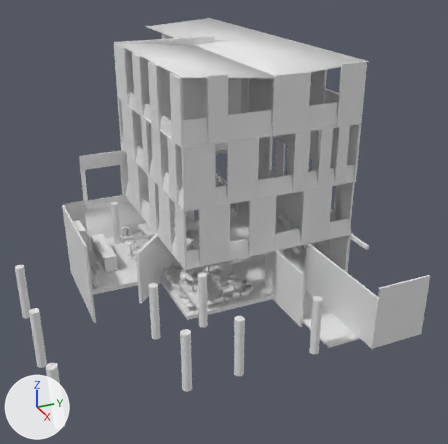
Before and after pictures for a commit that changed the OBJ model assets/models/ClaudeChappe/hub.obj.
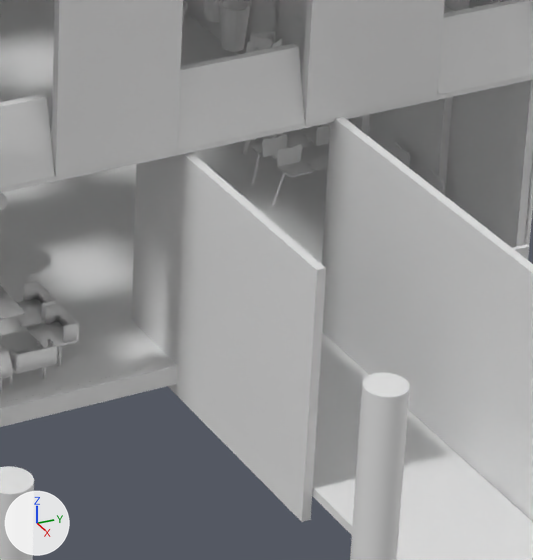
There are two pictures of each version: one whole from a camera (50 mm lens) standing at (62.7, -40.9, 55.4) and looking at (-32.1, 1.7, 8.0), one close up on the part from 53% to 78% of the width and 49% to 76% of the height. Arrows for +X, +Y and +Z are at lower left; the lights stay in place. Materials are left out; every surface is plain grey. Where no turn or scale is listed for an object, it has been applied to the vertices. Vertices at the same position are counted once.

Objects in the first close-up: 'sol_hub.001'.
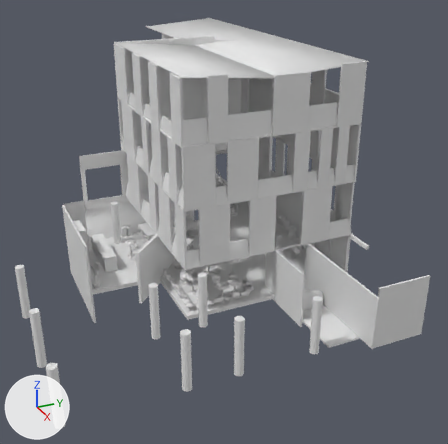
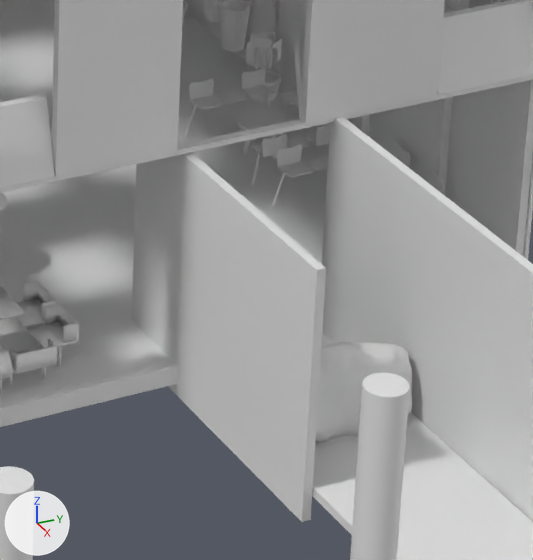
Boxes [x1, y1, x2, y2] around the edits, measured in the close-ups (533 x 560 px):
part 1 of me_sol_hub_001, added: after [316, 341, 412, 443]
part 2 of me_sol_hub_001, deleted: before [513, 244, 529, 260]
part 3 of me_sol_hub_001, deleted: before [177, 44, 305, 150]

The change, as a diff of the scene's bpy script:
```diff
--- a/assets/models/ClaudeChappe/hub.obj.py
+++ b/assets/models/ClaudeChappe/hub.obj.py
@@ me_sol_hub_001 @@
 # used by ob_sol_hub_001; location = (0.0, 0.0, 0.0)
 # verts and faces of me_sol_hub_001; kept vertices keep their numbers, new ones are numbered from 12344
 # before: 8315 (-17.2, 4.2, 8.7) at pixel (177, 150), 8316 (-17.9, 4.2, 11.3), 8317 (-17.2, 9.2, 8.7) at pixel (304, 123), 8318 (-17.9, 9.2, 11.3) at pixel (298, 46), 8319 (-17.6, 4.2, 8.6)
 # before: 8320 (-18.3, 4.2, 11.3), 8321 (-17.6, 9.2, 8.6), 8322 (-18.3, 9.2, 11.3) at pixel (293, 43)
-me_sol_hub_001.from_pydata(...)  # 12344 vertices, 21379 faces; spans x -81.9..2.2, y -35.7..22.1, z -6.4..38.3
+me_sol_hub_001.from_pydata(...)  # 13255 vertices, 23209 faces; spans x -81.9..2.2, y -35.7..22.1, z -6.4..38.3
+# me_sol_hub_001 part 1: a new loose piece of 975 vertices spanning x -13.8..-10.5, y 5.0..10.3, z -0.1..3.8
+# me_sol_hub_001 part 2: the loose piece of 8 vertices spanning x -12.4..-12.2, y 12.5..15.5, z 0.0..4.9 is deleted
+# me_sol_hub_001 part 3
+delete_faces([(8315, 8317, 8316), (8319, 8322, 8321), (8318, 8322, 8320), (8316, 8317, 8318), (8319, 8320, 8322), (8316, 8318, 8320)])
```
